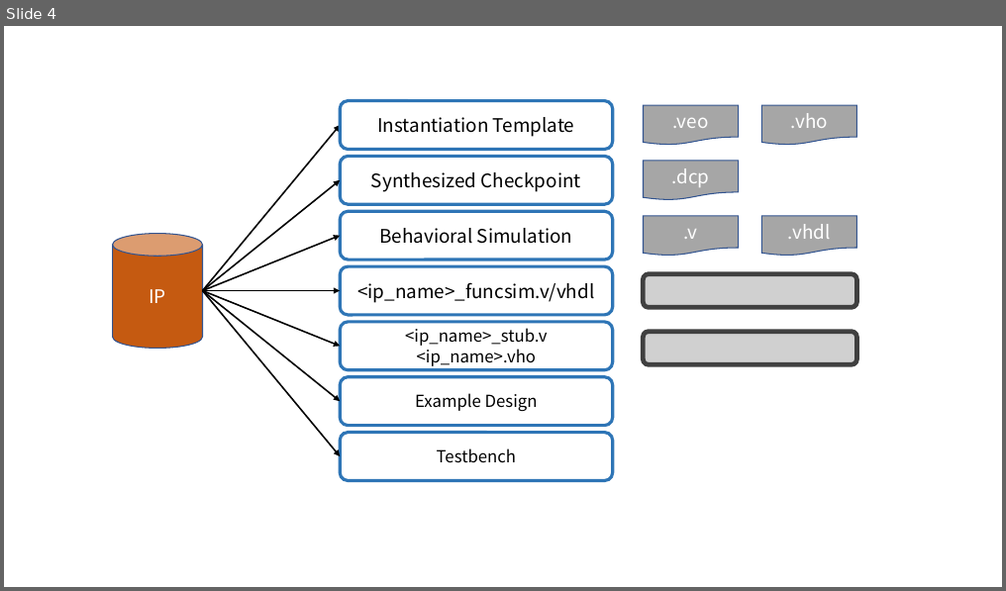
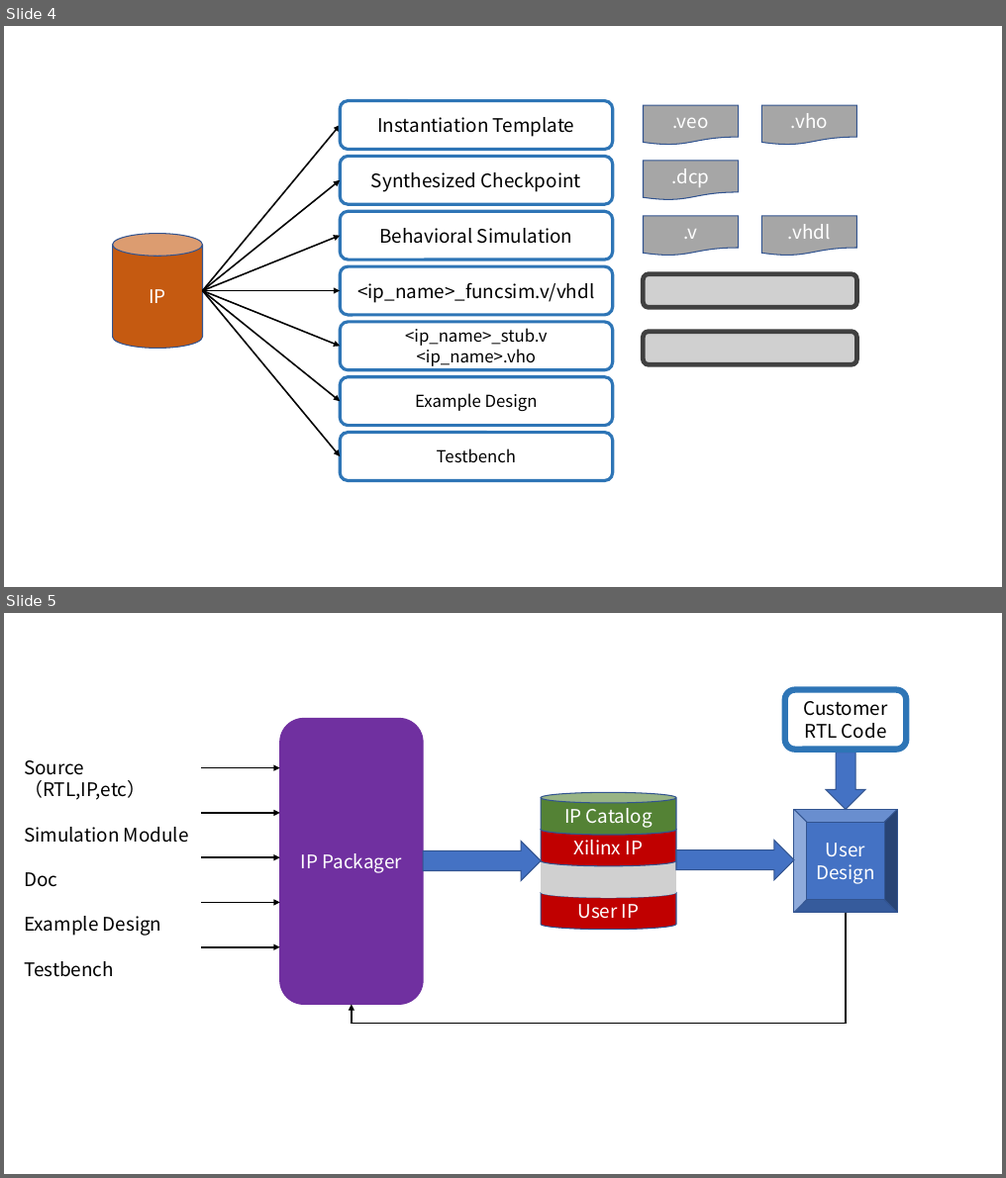
Before and after one commit to Verdvana/Verdvana.github.io, a slide deck: _posts/Vivado入门/Vivado入门.pptx. Shown one above the other, each under a label of ours: slide 4 before the commit, slides 4 and 5 after it. The pictures are 1006x591 and 1006x1178 pixels, drawn with LibreOffice and Linux fonts; fonts in the diff are those of the drawing; grey boxes stand for pictures. Boxes give left, top, right and bottom in pixels: in the first picture for what was removed or moved away, otherwise in the second. Text is boxed around its words. In the diff, an @@ line names an element or a change of style, - is before the commit and + after.

```diff
--- a/_posts/Vivado入门/Vivado入门.pptx
+++ b/_posts/Vivado入门/Vivado入门.pptx
@@ slide 5 added at bbox=[4, 613, 1002, 1174], background #FFFFFF @@
@@ rounded rectangle added at bbox=[785, 690, 906, 750], fill #FFFFFF, outline #2E75B6 6 pt, 18 pt, text #000000 @@
+Customer
+RTL Code
@@ rounded rectangle added at bbox=[280, 719, 423, 1004], fill #7030A0, outline #7030A0 1 pt, 18 pt, text #FFFFFF @@
+IP Packager
@@ text added at bbox=[24, 761, 189, 977], 18 pt, text #000000 @@
+Source（RTL,IP,etc）
+Simulation Module
+Doc
+Example Design
+Testbench
@@ right arrow added at bbox=[826, 753, 865, 810], fill #4472C4, outline #325491 1 pt @@
@@ arrow added from (201, 768) to (280, 768), #000000 1.5 pt @@
@@ arrow added from (201, 813) to (280, 813), #000000 1.5 pt @@
@@ cylinder added at bbox=[541, 792, 676, 835], fill #548235, outline #325491 1 pt, 18 pt, text #FFFFFF @@
+IP Catalog
@@ bevel added at bbox=[795, 809, 898, 912], fill #4472C4, outline #325491 1 pt, 18 pt, text #FFFFFF @@
+User
+Design
@@ right arrow added at bbox=[423, 842, 541, 881], fill #4472C4, outline #325491 1 pt @@
@@ cylinder added at bbox=[541, 824, 676, 866], fill #C00000, outline #325491 1 pt, 18 pt, text #FFFFFF @@
+Xilinx IP
@@ right arrow added at bbox=[676, 841, 794, 880], fill #4472C4, outline #325491 1 pt @@
@@ arrow added from (201, 858) to (280, 858), #000000 1.5 pt @@
@@ picture added at bbox=[541, 856, 676, 897] @@
@@ arrow added from (201, 903) to (280, 903), #000000 1.5 pt @@
@@ cylinder added at bbox=[541, 888, 676, 930], fill #C00000, outline #325491 1 pt, 18 pt, text #FFFFFF @@
+User IP
@@ elbow arrow added from (846, 912) to (351, 1004), #000000 1.5 pt @@
@@ arrow added from (201, 948) to (280, 948), #000000 1.5 pt @@
```
Also in this commit, not shown: 1 other slide added, 3 other files.
